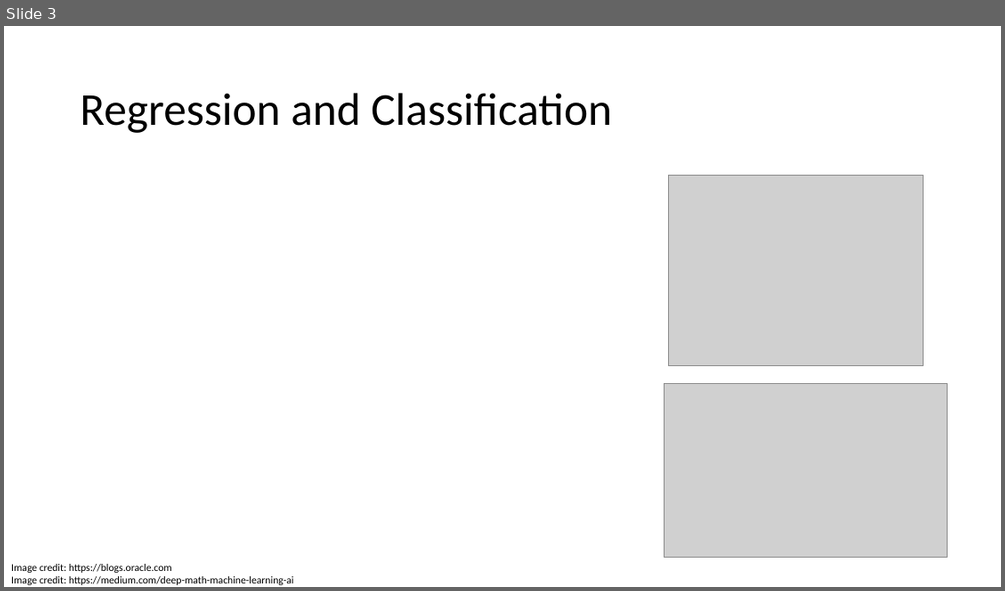
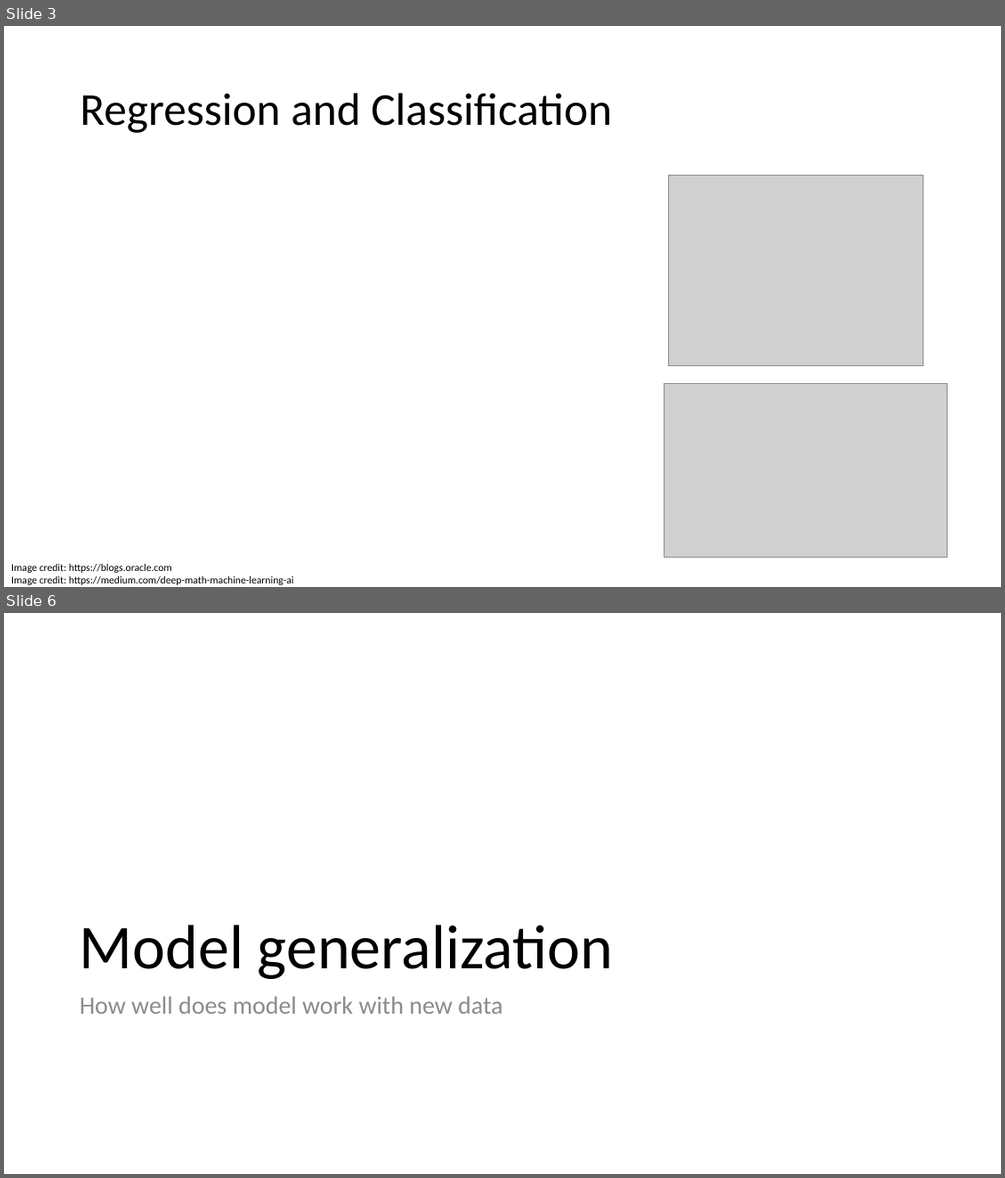
Before and after one commit to fborrasumh/intro, a slide deck: 3 - Model selection/Model selection.pptx. Shown one above the other, each under a label of ours: slide 3 before the commit, slides 3 and 6 after it; the slides between them are not shown. The pictures are 1005x591 and 1005x1178 pixels, drawn with LibreOffice and Linux fonts; fonts in the diff are those of the drawing; grey boxes stand for pictures. Boxes give left, top, right and bottom in pixels: in the first picture for what was removed or moved away, otherwise in the second. Text is boxed around its words. In the diff, an @@ line names an element or a change of style, - is before the commit and + after.

```diff
--- a/3 - Model selection/Model selection.pptx
+++ b/3 - Model selection/Model selection.pptx
@@ slide 6 added at box(4, 613, 1001, 1174), background #FFFFFF @@
@@ title added at box(80, 925, 613, 979), 60 pt, text #000000 @@
+Model generalization
@@ text added at box(80, 996, 502, 1013), 24 pt, text #8C8C8C @@
+How well does model work with new data
```
Also in this commit, not shown: 1 slide changed, 17 other slides added, 8 slides removed.
